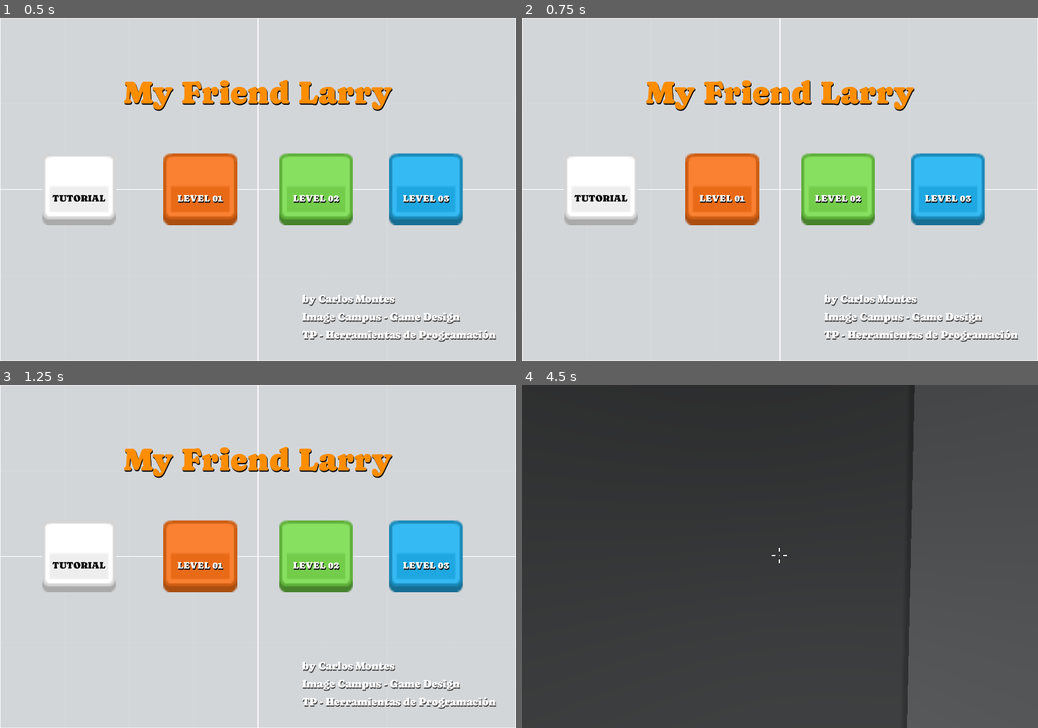
Above: before the commit, frames 1-4 (two rows, left to right).
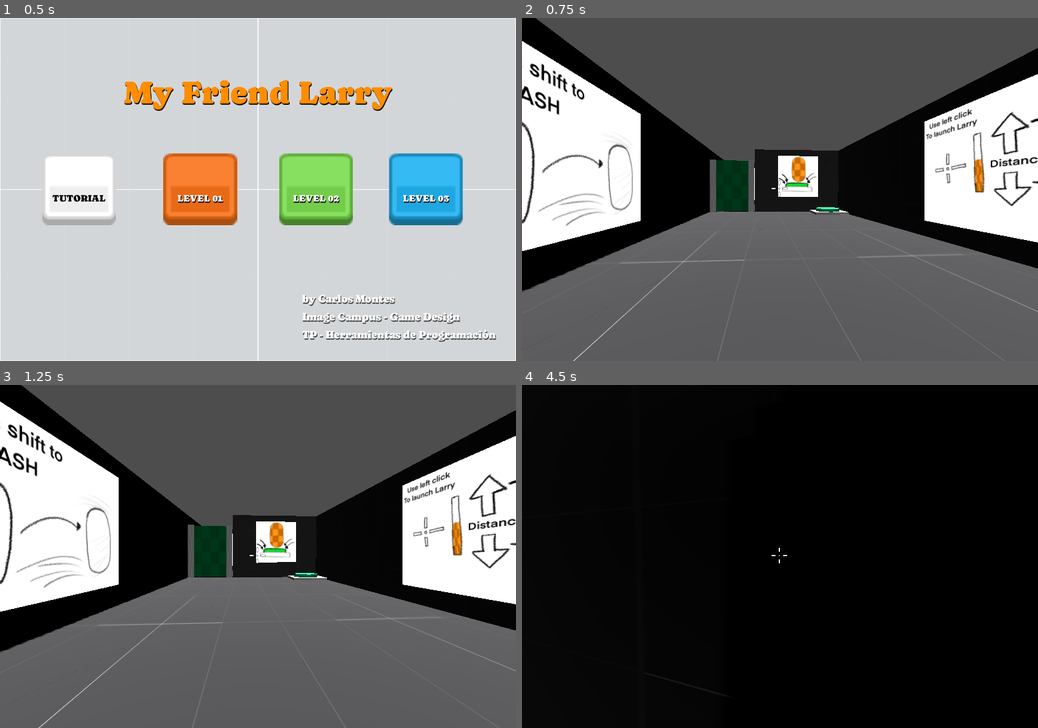
Above: after the commit, the same moments.

Repository: kaito002/my-friend-larry
Game: Godot game, scene res://main/main.tscn
Two runs of this game, one before a commit and one after it. Both use one fixed random seed, a clock stepped at 60 frames per second and the inputs below.
Inputs (mouse positions are in pixels of both pictures, inside the frame that each line leads up to):
- Up to frame 1 (0.5 s): no input
- Up to frame 2 (0.75 s): click "TUTORIAL" at 0.5 s
- Up to frame 3 (1.25 s): no input
- Up to frame 4 (4.5 s): click (723, 556) at 1.25 s, where only the run before the commit has a clickable "LEVEL 01"; move the mouse to (805, 556) at 2.02 s; hold W (up) from 2.03 s (still down); tap Shift (dash) at 2.1, 2.85, 3.8, 4.35 s; tap Space (jump) at 2.27, 3.02 s; move the mouse to (754, 556) at 2.77 s; move the mouse to (790, 549) at 3.52 s; press the mouse at (790, 549) at 3.53 s; move the mouse to (774, 563) at 4.27 s; release the mouse at (774, 563) at 4.28 s

Frame 1 is identical in both runs. In frame 2, 97% of the frame differs, in the area x 0-100%, y 0-100%; in frame 3, 97%; in frame 4, 100%.

Commit message:
finish tutorial

Diff:
--- a/larry/capsule_larry_spawn_point.gd
+++ b/larry/capsule_larry_spawn_point.gd
@@ -6,5 +6,5 @@
 func spawn():
 	var capsule = capsule_larry_ref.instantiate()
 	capsule.scale = Vector3(0.4, 0.4, 0.4)
-	capsule.position = position + Vector3(0, 1.2, 0)
+	capsule.position.y = 1.2
 	add_child(capsule)
--- a/levels/level_01/level_01.tscn
+++ b/levels/level_01/level_01.tscn
@@ -20,6 +20,21 @@
 [sub_resource type="StandardMaterial3D" id="StandardMaterial3D_o2nrn"]
 albedo_texture = ExtResource("5_8y28c")
 
+[sub_resource type="Animation" id="Animation_ekp6i"]
+length = 0.001
+tracks/0/type = "value"
+tracks/0/imported = false
+tracks/0/enabled = true
+tracks/0/path = NodePath(".:position")
+tracks/0/interp = 1
+tracks/0/loop_wrap = true
+tracks/0/keys = {
+"times": PackedFloat32Array(0),
+"transitions": PackedFloat32Array(1),
+"update": 0,
+"values": [Vector3(4.2869, 0.341555, -2.50776)]
+}
+
 [sub_resource type="Animation" id="Animation_6roxs"]
 resource_name = "elevate"
 length = 2.0
@@ -34,21 +49,6 @@
 "transitions": PackedFloat32Array(1, 1),
 "update": 0,
 "values": [Vector3(4.2869, 0.341555, -2.50776), Vector3(4.2869, 7.78148, -2.50776)]
-}
-
-[sub_resource type="Animation" id="Animation_ekp6i"]
-length = 0.001
-tracks/0/type = "value"
-tracks/0/imported = false
-tracks/0/enabled = true
-tracks/0/path = NodePath(".:position")
-tracks/0/interp = 1
-tracks/0/loop_wrap = true
-tracks/0/keys = {
-"times": PackedFloat32Array(0),
-"transitions": PackedFloat32Array(1),
-"update": 0,
-"values": [Vector3(4.2869, 0.341555, -2.50776)]
 }
 
 [sub_resource type="AnimationLibrary" id="AnimationLibrary_2dlgd"]
--- /dev/null
+++ b/levels/tutorial/tutorial.gd
@@ -0,0 +1,29 @@
+extends Node3D
+class_name Tutorial
+
+@onready var navigator: Navigator = get_tree().root.get_node('/root/main/navigator')
+@onready var capsule_spawn: CapsuleLarrySpawnPoint = $capsule_larry_spawn_point
+@onready var pause_menu: PauseMenu = $pause_menu
+@onready var door_button: WorldButton = $door_button
+@onready var door: Door = $door
+@onready var player: Player = $player
+
+func _ready():
+	Input.set_mouse_mode(Input.MOUSE_MODE_CAPTURED)
+	pause_menu.connect('menu_showed', _on_menu_showed)
+	pause_menu.connect('menu_hided', _on_menu_hided)
+	pause_menu.connect('restart', _on_restart)
+	door_button.connect('pressed', door.open_door)
+	door_button.connect('released', door.close_door)
+	player.connect('larry_fired', capsule_spawn.spawn)
+	capsule_spawn.spawn()
+
+func _on_menu_showed():
+	Input.set_mouse_mode(Input.MOUSE_MODE_VISIBLE)
+
+func _on_menu_hided():
+	Input.set_mouse_mode(Input.MOUSE_MODE_CAPTURED)
+
+func _on_restart():
+	var tutorial = preload("res://levels/tutorial/tutorial.tscn").instantiate()
+	navigator.replace(tutorial)
--- /dev/null
+++ b/levels/tutorial/tutorial.tscn
@@ -0,0 +1,88 @@
+[gd_scene load_steps=14 format=3 uid="uid://c2jkgltimjugg"]
+
+[ext_resource type="Texture2D" uid="uid://ihhaa7fuxv4k" path="res://assets/terrains/Dark/texture_02.png" id="1_rksga"]
+[ext_resource type="Script" path="res://levels/tutorial/tutorial.gd" id="1_yh2jo"]
+[ext_resource type="PackedScene" uid="uid://jkytk54paja8" path="res://player/player.tscn" id="2_mbobj"]
+[ext_resource type="Texture2D" uid="uid://cpo07x4op2pik" path="res://assets/tutorial/dash-explain.png" id="3_4oecn"]
+[ext_resource type="Texture2D" uid="uid://bqwsugw7ih3bk" path="res://assets/tutorial/distance-explain.png" id="3_ldf4v"]
+[ext_resource type="Texture2D" uid="uid://bysbgeracqwyy" path="res://assets/tutorial/larry-on-button.png" id="3_llgaw"]
+[ext_resource type="PackedScene" uid="uid://dgosjgukbd142" path="res://larry/capsule_larry_spawn_point.tscn" id="4_7tqbx"]
+[ext_resource type="Texture2D" uid="uid://dnywoto6q7wof" path="res://assets/tutorial/victory-explain.png" id="5_mdmrq"]
+[ext_resource type="PackedScene" uid="uid://dwviw2wx2qi1t" path="res://door/door.tscn" id="5_qbi14"]
+[ext_resource type="PackedScene" uid="uid://bhfbs0a8pr0ih" path="res://menus/pause_menu/pause_menu.tscn" id="6_6rpc2"]
+[ext_resource type="PackedScene" uid="uid://bhbeevqymkb3t" path="res://button/world_button.tscn" id="7_pdcs1"]
+[ext_resource type="PackedScene" uid="uid://c7occw257ygik" path="res://victory_zone/vicotry_zone.tscn" id="8_miyld"]
+
+[sub_resource type="StandardMaterial3D" id="StandardMaterial3D_n43lq"]
+albedo_texture = ExtResource("1_rksga")
+
+[node name="tutorial" type="Node3D"]
+script = ExtResource("1_yh2jo")
+
+[node name="DirectionalLight3D" type="DirectionalLight3D" parent="."]
+transform = Transform3D(-0.843483, -0.535079, 0.0471928, 0.0446599, 0.0176955, 0.998846, -0.535297, 0.844617, 0.00897068, 0, 6.71453, 0)
+light_energy = 2.276
+light_volumetric_fog_energy = 5.025
+shadow_enabled = true
+
+[node name="terrain" type="CSGBox3D" parent="."]
+transform = Transform3D(25.8152, 0, 0, 0, 0.2325, 0, 0, 0, 9.91022, 0, 0, 0)
+material_override = SubResource("StandardMaterial3D_n43lq")
+use_collision = true
+collision_layer = 2
+
+[node name="wall" type="CSGBox3D" parent="terrain"]
+transform = Transform3D(0.999923, 0, 0, 0, 18.0578, 0, 0, 0, 0.0629444, 0, 9.30501, 0.47068)
+
+[node name="Sprite3D" type="Sprite3D" parent="terrain/wall"]
+transform = Transform3D(0.0160976, 0, 0, 0, 0.100595, 0, 0, 0, 1, 0.257253, 0.015592, -0.578074)
+flip_h = true
+texture = ExtResource("3_4oecn")
+
+[node name="wall2" type="CSGBox3D" parent="terrain"]
+transform = Transform3D(0.999923, 0, 0, 0, 18.0578, 0, 0, 0, 0.0629444, 0, 9.30501, -0.465498)
+
+[node name="Sprite3D" type="Sprite3D" parent="terrain/wall2"]
+transform = Transform3D(0.0262712, 0, 0, 0, 0.140821, 0, 0, 0, 1, 0.248846, 0, 0.865419)
+texture = ExtResource("3_ldf4v")
+
+[node name="wall3" type="CSGBox3D" parent="terrain"]
+transform = Transform3D(-4.3708e-08, 0, -0.0629444, 0, 18.0578, 0, 0.999923, 0, -2.75139e-09, -0.46591, 9.30501, 0.0195745)
+
+[node name="Sprite3D" type="Sprite3D" parent="terrain/wall3"]
+transform = Transform3D(0.072479, 0, 2.22045e-16, 0, 0.147935, 0, 3.55271e-14, 0, 1, -1.86265e-09, 0, -0.530934)
+flip_h = true
+texture = ExtResource("5_mdmrq")
+
+[node name="wall5" type="CSGBox3D" parent="terrain"]
+transform = Transform3D(-2.57946e-08, 0, -0.0629444, 0, 18.0578, 0, 0.590112, 0, -2.75139e-09, -0.177513, 9.30501, -0.15457)
+
+[node name="Sprite3D" type="Sprite3D" parent="terrain/wall5"]
+transform = Transform3D(0.0912121, 0, -1.24345e-14, 0, 0.127347, 0, 2.84217e-14, 0, 1, 0, 0.0770245, -0.519558)
+texture = ExtResource("3_llgaw")
+
+[node name="wall4" type="CSGBox3D" parent="terrain"]
+transform = Transform3D(-4.3708e-08, 0, -0.0629444, 0, 18.0578, 0, 0.999924, 0, -2.75139e-09, 0.49902, 9.30501, 0.0195745)
+
+[node name="player" parent="." instance=ExtResource("2_mbobj")]
+transform = Transform3D(0.0773977, 0, 0.997, 0, 1, 0, -0.997, 0, 0.0773977, 11.1729, 0.116252, 0.841059)
+
+[node name="capsule_larry_spawn_point" parent="." instance=ExtResource("4_7tqbx")]
+transform = Transform3D(1, 0, 0, 0, 1, 0, 0, 0, 1, 10.3842, 0.15384, -3.22718)
+
+[node name="door" parent="." instance=ExtResource("5_qbi14")]
+transform = Transform3D(1, 0, 0, 0, 1, 0, 0, 0, 1, -4.05636, 1.84696, 2.87519)
+
+[node name="pause_menu" parent="." instance=ExtResource("6_6rpc2")]
+visible = false
+
+[node name="level_name" parent="pause_menu/menu" index="1"]
+text = "Tutorial"
+
+[node name="door_button" parent="." instance=ExtResource("7_pdcs1")]
+transform = Transform3D(1, 0, 0, 0, 1, 0, 0, 0, 1, -2.74033, 0.244325, -3.26086)
+
+[node name="victory_zone" parent="." instance=ExtResource("8_miyld")]
+transform = Transform3D(3, 0, 0, 0, 3, 0, 0, 0, 3, -8.34767, 0.181579, -0.326218)
+
+[editable path="pause_menu"]
--- a/main/main_menu.gd
+++ b/main/main_menu.gd
@@ -2,10 +2,16 @@
 class_name MainMenu
 
 @onready var navigator: Navigator = get_tree().root.get_node('/root/main/navigator')
+@onready var tutorial_btn: TextureButton = $ui/tutorial_btn
 @onready var level_01_btn: TextureButton = $ui/level_01_btn
 
 func _ready():
 	level_01_btn.connect('pressed', _go_to_level_01)
+	tutorial_btn.connect('pressed', _go_to_tutorial)
+
+func _go_to_tutorial():
+	var tutorial = preload("res://levels/tutorial/tutorial.tscn").instantiate()
+	navigator.replace(tutorial)
 
 func _go_to_level_01():
 	var level_01 = preload("res://levels/level_01/level_01.tscn").instantiate()
Binary file added: assets/tutorial/dash-explain.png
Not shown, added: assets/tutorial/dash-explain.png.import
Binary file added: assets/tutorial/distance-explain.png
Not shown, added: assets/tutorial/distance-explain.png.import
Binary file added: assets/tutorial/larry-on-button.png
Not shown, added: assets/tutorial/larry-on-button.png.import
Binary file added: assets/tutorial/victory-explain.png
Not shown, added: assets/tutorial/victory-explain.png.import
Not shown: 2 places in main/main.tscn that only renumber resources
Not shown: 2 places in main/main_menu.tscn that only renumber resources
